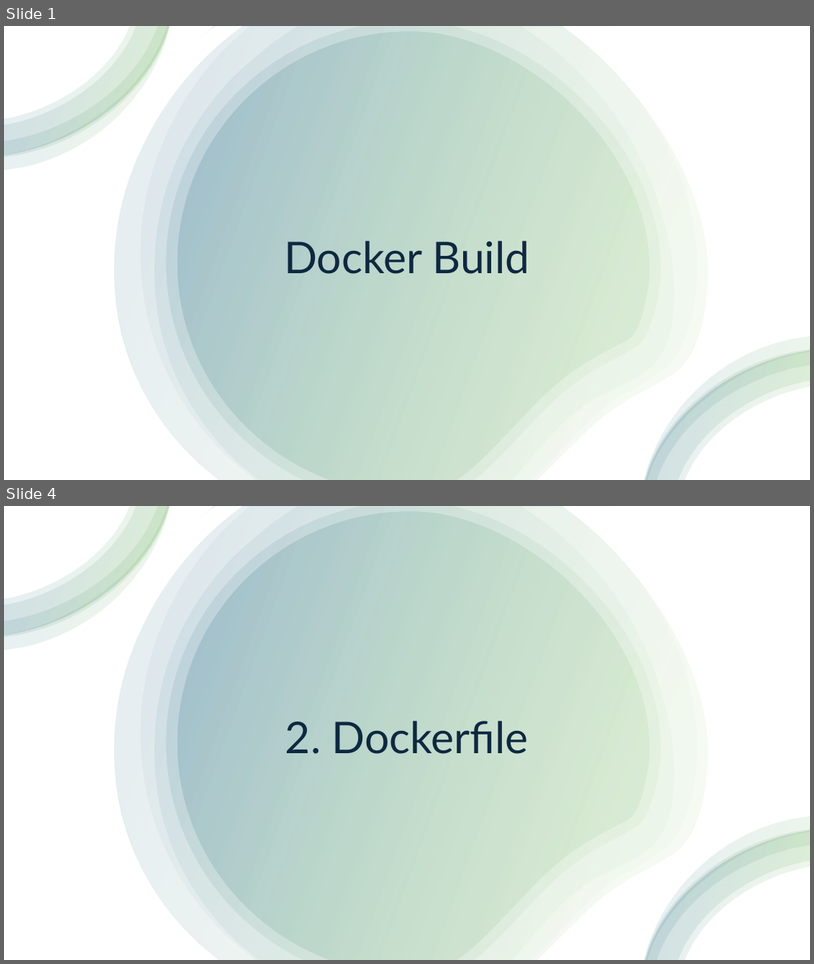
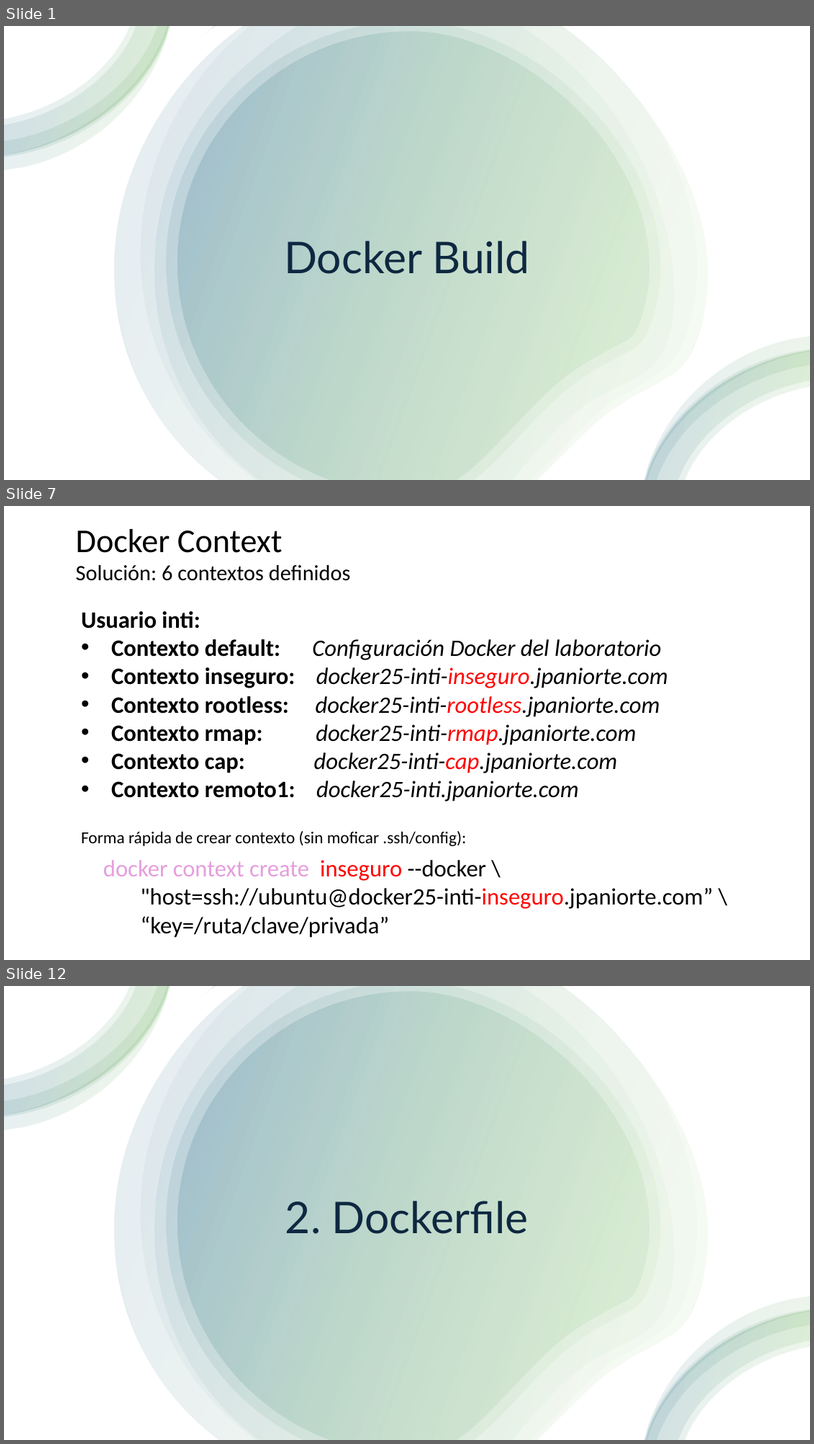
Before and after one commit to jpaniorte/docker25, a slide deck: ppt/3_Dockerfile.pptx. Shown one above the other, each under a label of ours: slides 1 and 4 before the commit, slides 1, 7 and 12 after it; the slides between them are not shown. The pictures are 814x964 and 814x1444 pixels, drawn with LibreOffice and Linux fonts; fonts in the diff are those of the drawing. Boxes give left, top, right and bottom in pixels: in the first picture for what was removed or moved away, otherwise in the second. Text is boxed around its words. In the diff, an @@ line names an element or a change of style, - is before the commit and + after.

```diff
--- a/ppt/3_Dockerfile.pptx
+++ b/ppt/3_Dockerfile.pptx
@@ slide 7 added at (4, 506, 810, 960), background #FFFFFF @@
@@ title added at (76, 529, 283, 553), 39.6 pt, text #000000 @@
+Docker Context
@@ text added at (76, 565, 351, 581), 26 pt, text #000000 @@
+Solución: 6 contextos definidos
@@ text added at (81, 611, 669, 801), 28 pt, text #000000, italic @@
+Usuario inti:
+• Contexto default: Configuración Docker del laboratorio
+• Contexto inseguro: docker25-inti-inseguro.jpaniorte.com
+• Contexto rootless: docker25-inti-rootless.jpaniorte.com
+• Contexto rmap: docker25-inti-rmap.jpaniorte.com
+• Contexto cap: docker25-inti-cap.jpaniorte.com
+• Contexto remoto1: docker25-inti.jpaniorte.com
@@ text added at (81, 831, 466, 846), 20 pt, text #000000 @@
+Forma rápida de crear contexto (sin moficar .ssh/config):
@@ text added at (103, 860, 714, 937), 28 pt, text #000000 @@
+docker context create inseguro --docker \
+"host=ssh://ubuntu@docker25-inti-inseguro.jpaniorte.com” \
+“key=/ruta/clave/privada”
@@ what was slide 4 is now slide 12 @@
```
Also in this commit, not shown: 7 slides changed, 13 other slides added, 3 slides removed, 3 other files.
